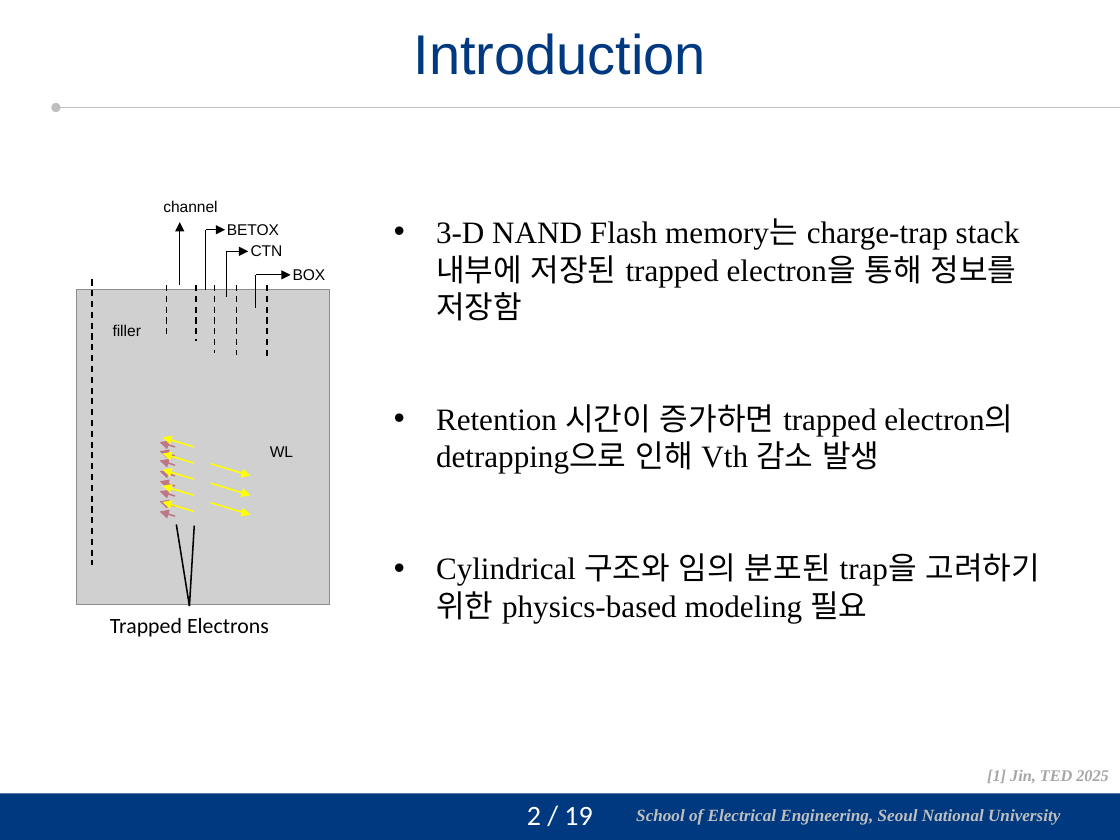
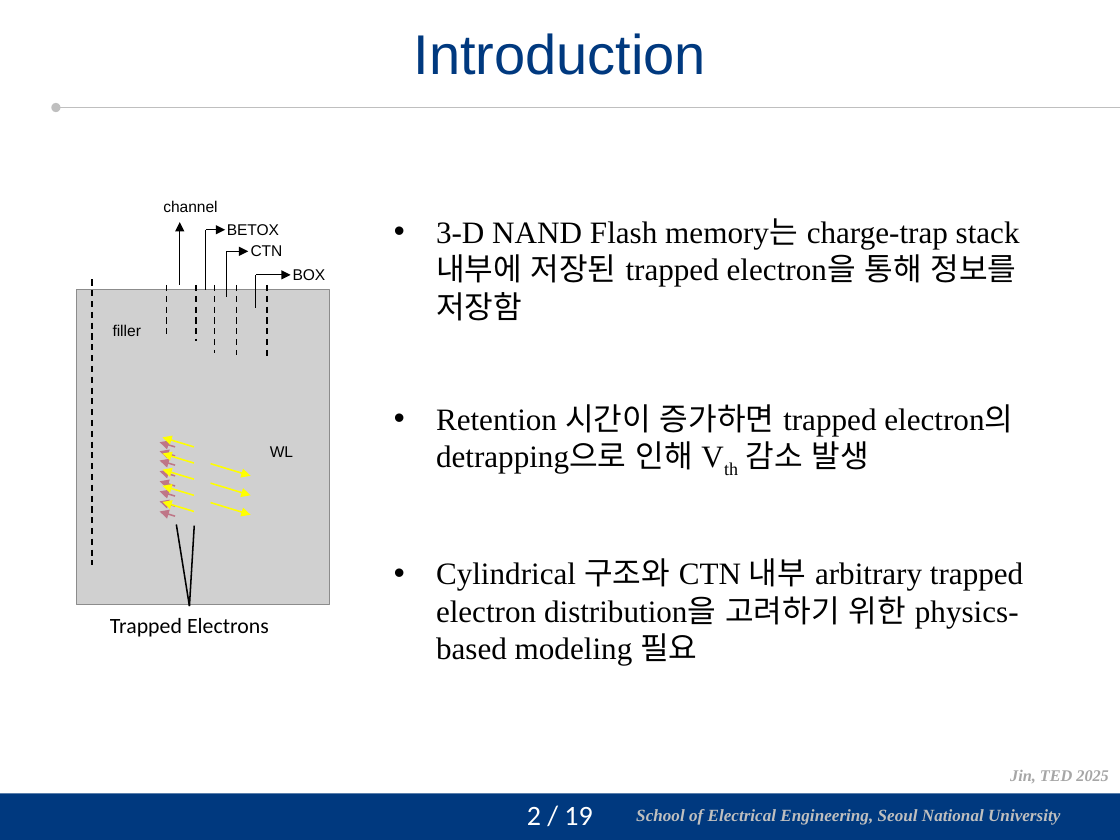
Before and after one commit to vectorcont62-dev/Graduation-SNU-MS, a slide deck: slide 3 of 진명 석사졸업 연구 정리 초안.pptx. Drawn at 1120x840 pixels with LibreOffice and Linux fonts; fonts in the diff are those of the drawing; grey boxes stand for pictures; background and template pictures are left out. Boxes give left, top, right and bottom in pixels: in the first picture for what was removed or moved away, otherwise in the second. Text is boxed around its words. In the diff, an @@ line names an element or a change of style, - is before the commit and + after.

```diff
--- a/진명 석사졸업 연구 정리 초안.pptx
+++ b/진명 석사졸업 연구 정리 초안.pptx
@@ text at (x1=436, y1=404, x2=1013, y2=473): now subscript in "Vth" @@
@@ text at (x1=436, y1=558, x2=1023, y2=665): text changed @@
-• Cylindrical 구조와 임의 분포된 trap을 고려하기 위한 physics-based modeling 필요
+• Cylindrical 구조와 CTN 내부 arbitrary trapped electron distribution을 고려하기 위한 physics-based modeling 필요
@@ text at (x1=1010, y1=770, x2=1108, y2=783): text changed @@
-[1] Jin, TED 2025
+Jin, TED 2025
```
Also in this commit, not shown: 17 other slides changed, 31 other files.
